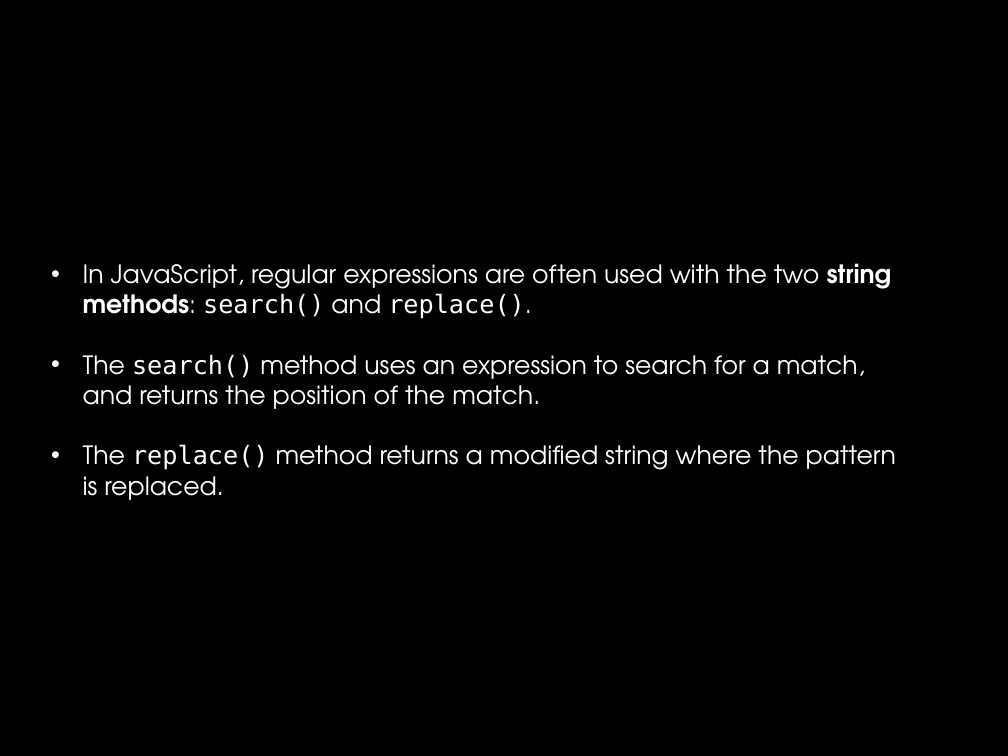
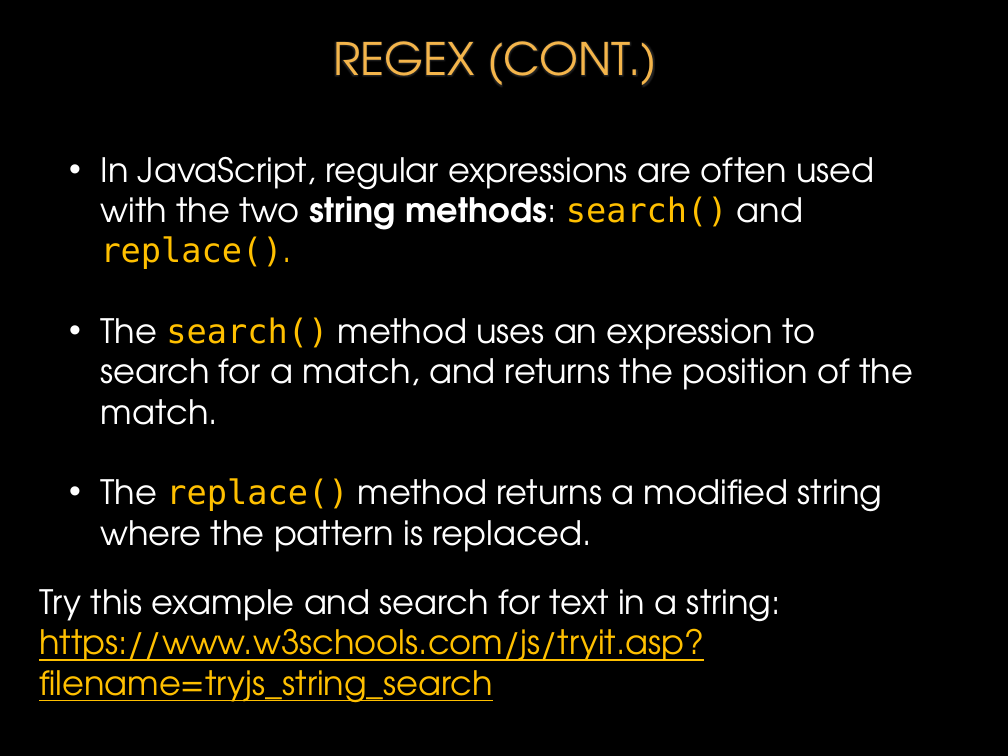
Before and after one commit to donfreiday/cpsc330-js, a slide deck: slide 65 of Javascript.pptx. Drawn at 1008x756 pixels with LibreOffice and Linux fonts; fonts in the diff are those of the drawing; background and template pictures are left out. Boxes give left, top, right and bottom in pixels: in the first picture for what was removed or moved away, otherwise in the second. Text is boxed around its words. In the diff, an @@ line names an element or a change of style, - is before the commit and + after.

```diff
--- a/Javascript.pptx
+++ b/Javascript.pptx
@@ title added at <box>333,41,657,85</box>, 32 pt, text #F4B54B @@
+REGEX (CONT.)
@@ text "In JavaScript, regular expressions are ...": place and size @@
-text "In JavaScript, regular expressions are ..." at <box>83,263,896,500</box>
+text "In JavaScript, regular expressions are ..." at <box>101,156,913,552</box>
@@ text "In JavaScript, regular expressions are ..." at <box>101,156,913,552</box>: size 18 to 24 pt; text colour #FFFFFF to #FFC000 in "search() replace().", "search()", "replace()" @@
@@ text added at <box>39,589,781,703</box>, 24 pt, text #FFC000, underline @@
+Try this example and search for text in a string:
+https://www.w3schools.com/js/tryit.asp?filename=tryjs_string_search
```
Also in this commit, not shown: 17 other slides changed, 1 other file.
